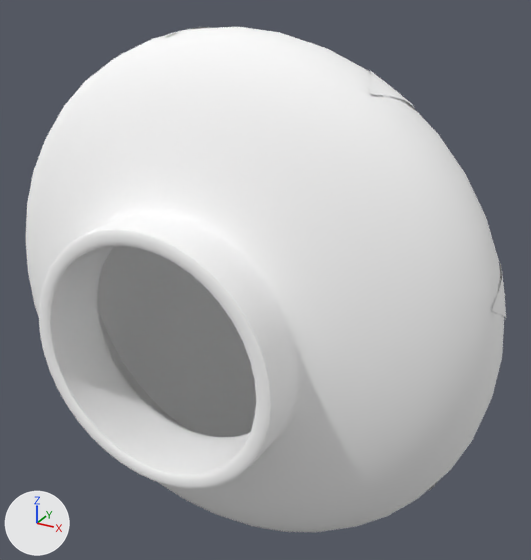
Two versions of the FBX model Assets/Projects/model/MK5.FBX, one commit apart.
Camera for both pictures: a camera (50 mm lens) standing at (0.417, -0.951, 0.377) and looking at (0.011, -0.213, 0.008). Arrows for +X, +Y and +Z are at lower left; the lights stay in place. Where no turn or scale is listed for an object, it has been applied to the vertices.

In view in the first picture: 'mk5', 'mk5-2'.
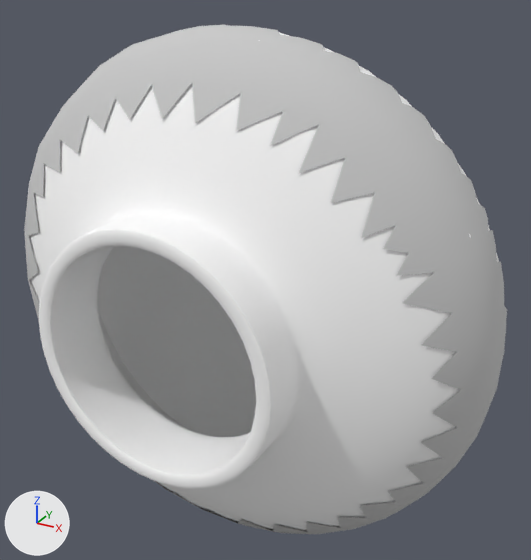
The change, as a diff of the scene's bpy script:
```diff
--- a/Assets/Projects/model/MK5.FBX.py
+++ b/Assets/Projects/model/MK5.FBX.py
@@ mat_default1 @@
+mat_default1 = principled_material('default1')
+mat_default1.base_color = (0.588, 0.588, 0.588)  # light grey #cacaca
+mat_default1.roughness = 0.859
@@ me_mesh_001_1 @@
+me_mesh_001_1.from_pydata(...)  # 324 vertices, 252 faces; spans x -0.313..0.312, y -0.36..-0.207, z -0.313..0.313
+me_mesh_001_1.materials.append(mat_default1)  # light grey #cacaca
@@ ob_mk5_2 @@
-ob_mk5_2 = bpy.data.objects.new('mk5-2', me_mesh)
-ob_mk5_2.location = (0.0, 0.0, 0.0)
@@ ob_mk5_1 @@
+ob_mk5_1 = bpy.data.objects.new('mk5-1', me_mesh_001_1)
+ob_mk5_1.location = (0.0, 0.0, 0.0)
```

Pixel boxes [x1, y1, x2, y2] of what changed, in the pictures (531 x 560 px):
'mk5-1', added
    after: [24, 25, 507, 534]
'mk5-2', deleted
    before: [166, 27, 506, 491]
